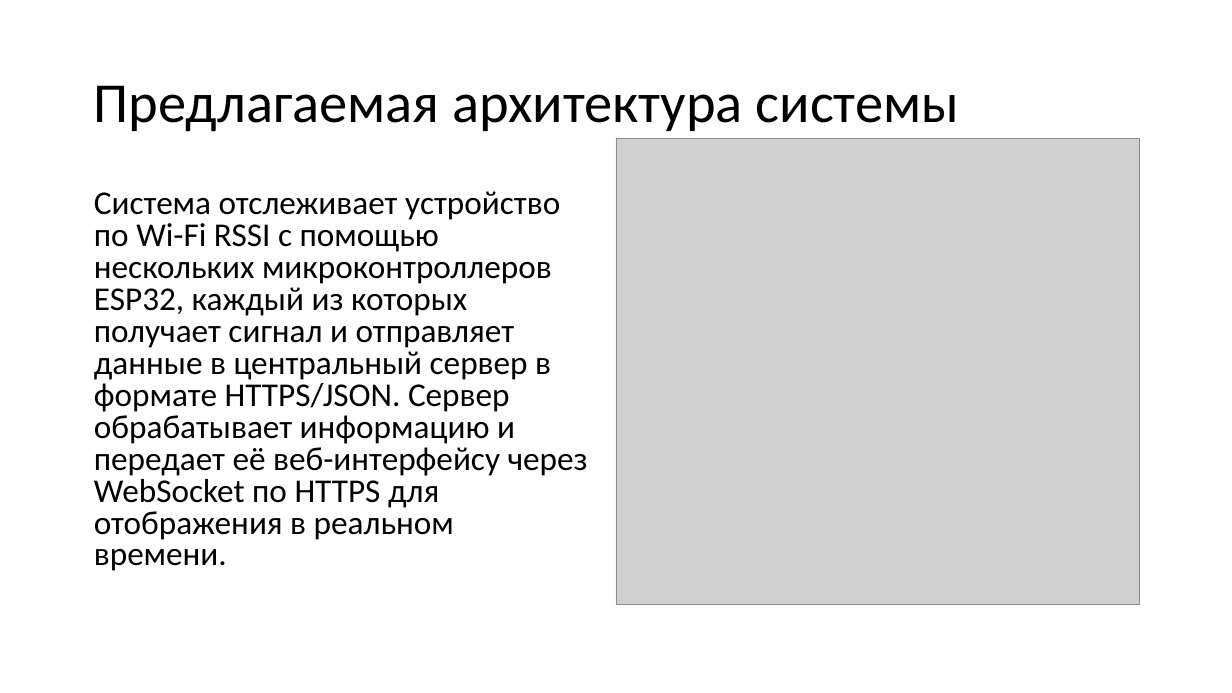
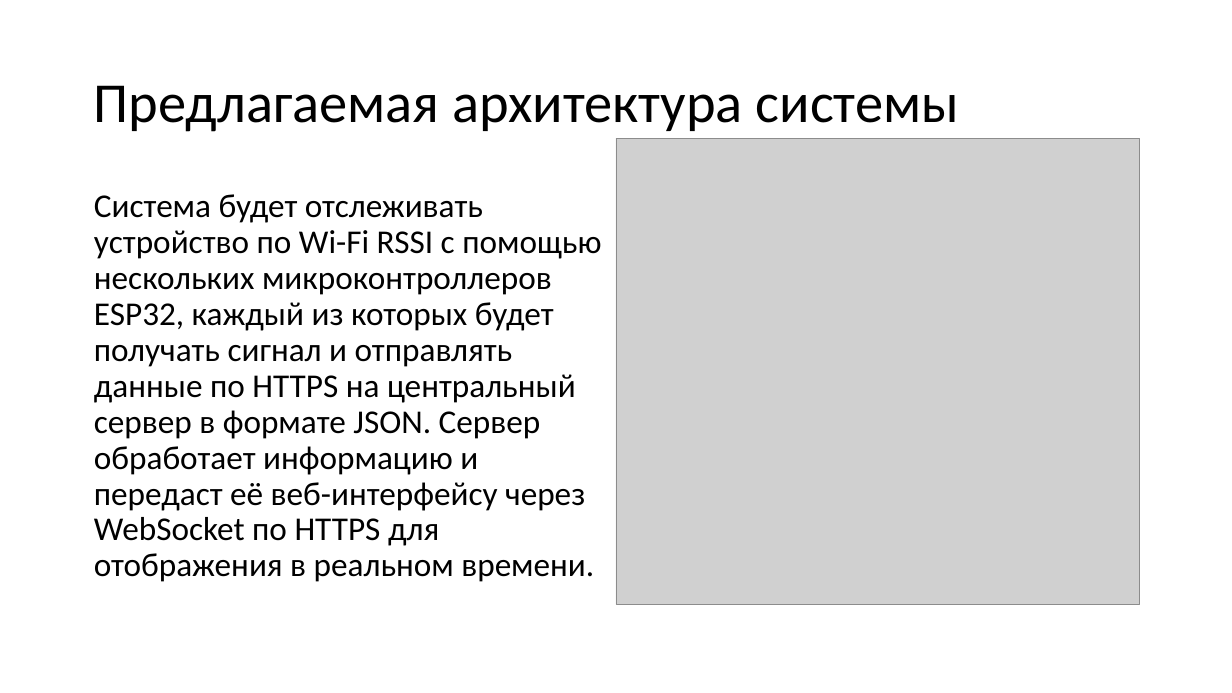
Before and after one commit to SuperB-GitHub/CyberGarden_2025, a slide deck: slide 5 of media/Научная работа/Разработка системы позиционирования внутри помещения.pptx. Drawn at 1232x693 pixels with LibreOffice and Linux fonts; fonts in the diff are those of the drawing; grey boxes stand for pictures. Boxes give left, top, right and bottom in pixels: in the first picture for what was removed or moved away, otherwise in the second. Text is boxed around its words. In the diff, an @@ line names an element or a change of style, - is before the commit and + after.

```diff
--- a/media/Научная работа/Разработка системы позиционирования внутри помещения.pptx
+++ b/media/Научная работа/Разработка системы позиционирования внутри помещения.pptx
@@ text at [94,194,601,582]: text changed @@
-Система отслеживает устройство по Wi-Fi RSSI с помощью нескольких микроконтроллеров ESP32, каждый из которых получает сигнал и отправляет данные в центральный сервер в формате HTTPS/JSON. Сервер обрабатывает информацию и передает её веб-интерфейсу через WebSocket по HTTPS для отображения в реальном времени.
+Система будет отслеживать устройство по Wi-Fi RSSI с помощью нескольких микроконтроллеров ESP32, каждый из которых будет получать сигнал и отправлять данные по HTTPS на центральный сервер в формате JSON. Сервер обработает информацию и передаст её веб-интерфейсу через WebSocket по HTTPS для отображения в реальном времени.
```
